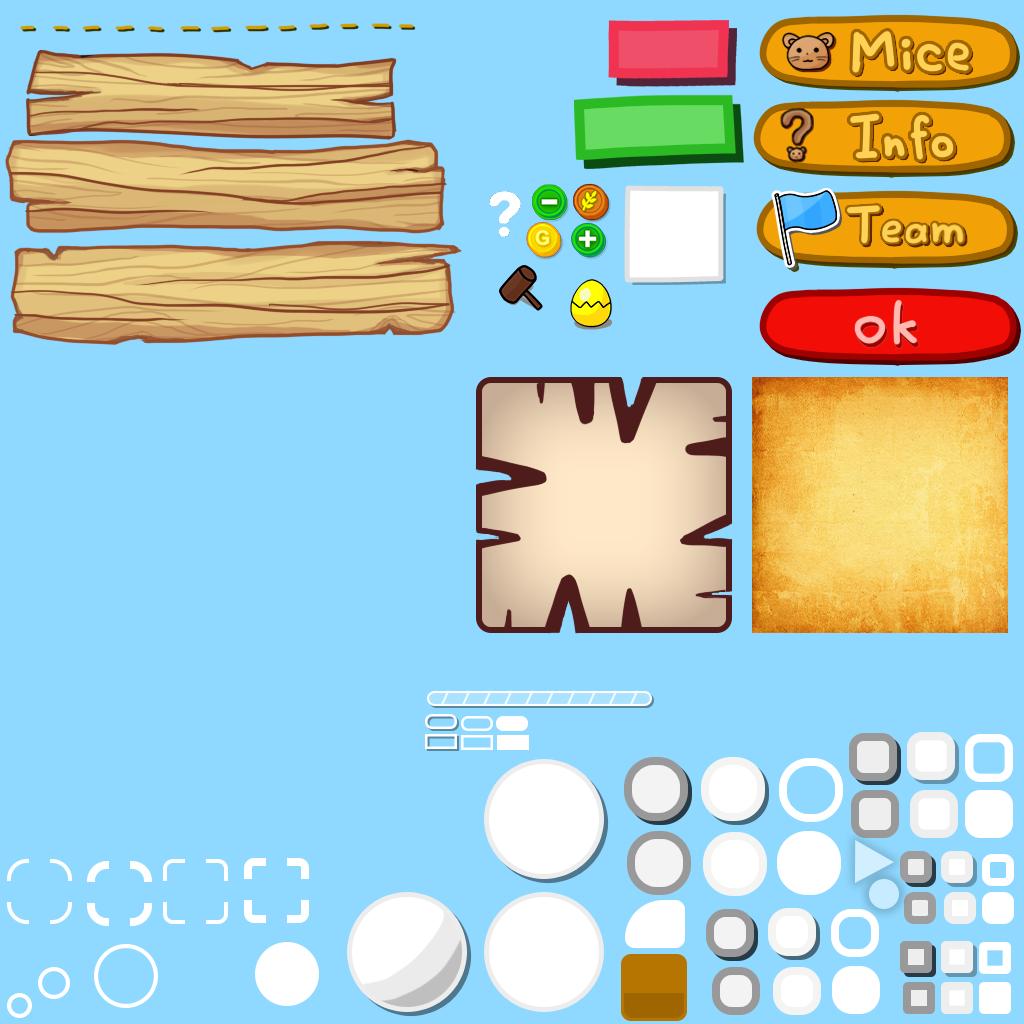
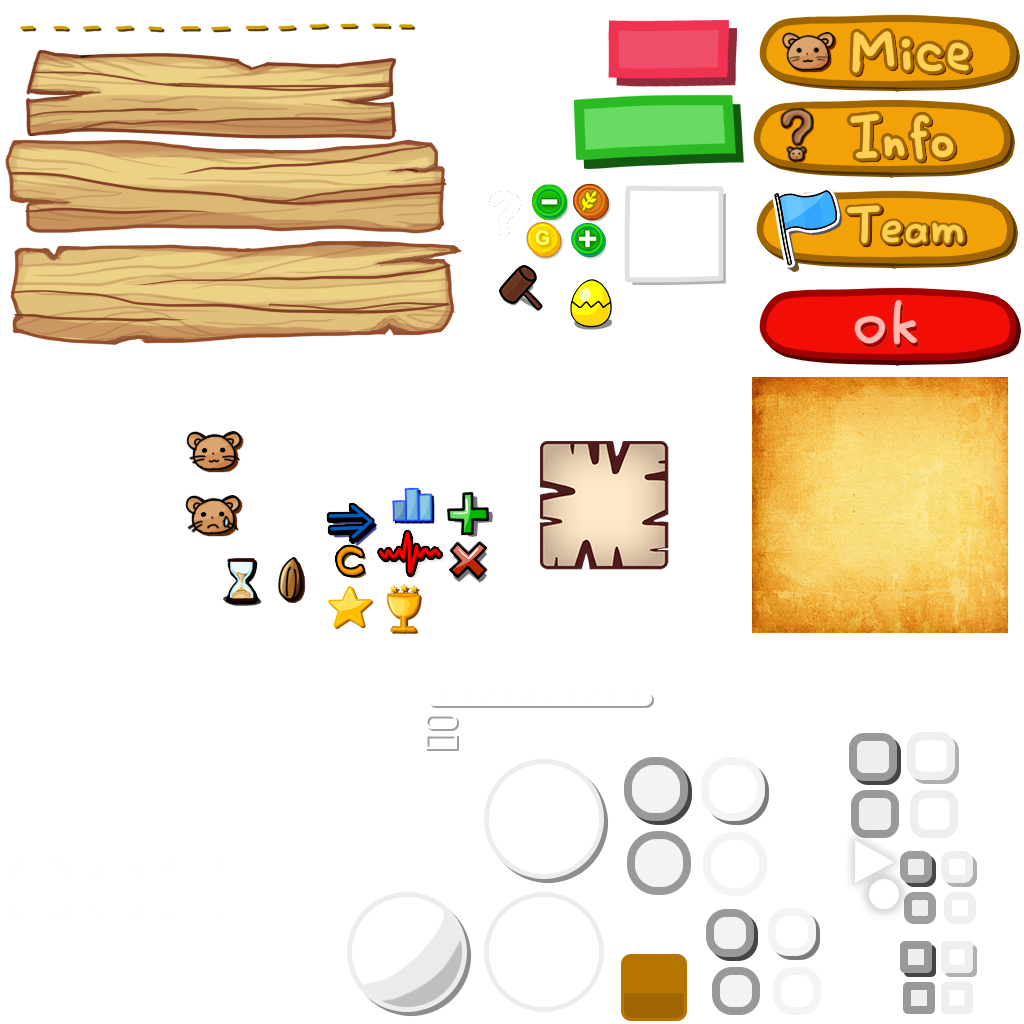
Layered file, before and after one edit (1024 × 1024). Changes by layer:
added group "ICON" (1st of 2) with 66 layers above "Image" over (170, 360, 493, 640)
added group "QQMiceICON.png" with 9 layers in group "ICON" over (170, 474, 260, 551)
added layer "Sh1(2)" in group "QQMiceICON.png" over (170, 474, 260, 551)
added group "MiceICON.png" with 6 layers in group "ICON" over (171, 410, 261, 487)
added layer "Sh1" (1st of 2, in "ICON" › "MiceICON.png") in group "MiceICON.png" over (171, 410, 261, 487)
added group "WinRateICON.png" with 4 layers in group "ICON" over (338, 471, 471, 550)
added layer "圖層 62" in group "WinRateICON.png" over (338, 471, 471, 550)
added group "StraightWinICON.png" with 2 layers in group "ICON" over (378, 531, 442, 576)
added layer "圖層 60" in group "StraightWinICON.png" over (378, 531, 442, 574)
added group "CostICON.png" with 3 layers in group "ICON" over (316, 535, 382, 590)
added layer "圖層 54" in group "CostICON.png" over (316, 535, 382, 590)
added group "TimeICON.png" with 8 layers in group "ICON" over (209, 542, 276, 621)
added layer "圖層 51" (35%) in group "TimeICON.png" over (209, 542, 276, 621)
added group "RiceICON.png" with 6 layers in group "ICON" over (256, 537, 319, 639)
added layer "Light" (2nd of 2, in "ICON" › "RiceICON.png") in group "RiceICON.png" over (260, 537, 299, 616)
added layer "Sh2" (3rd of 3, in "ICON" › "RiceICON.png") (81%) in group "RiceICON.png" over (272, 544, 319, 627)
added layer "Sh1" (2nd of 2, in "ICON" › "RiceICON.png") in group "RiceICON.png" over (256, 545, 317, 639)
added layer "ICONBG_Outline.png" in group "ICON" over (338, 369, 413, 434)
added layer "ICONBG.png" in group "ICON" over (249, 360, 324, 425)
painted on "Page.png" over (475, 376, 733, 634)
painted on "Rect20_OutLine4.png" over (10, 862, 69, 921)
painted on "Rect10_OutLine4.png" over (166, 862, 225, 921)
hid "圖層 1" over (0, 0, 1024, 1024)
…and 47 more changes (44 added, 2 painted, 1 stack)
